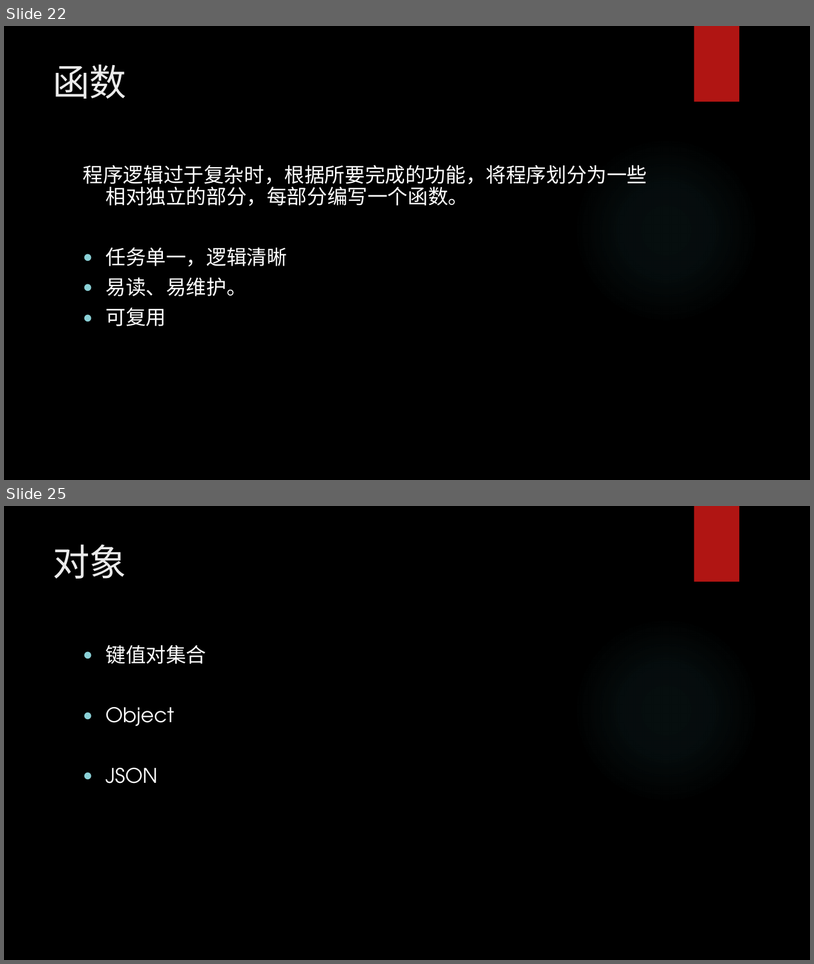
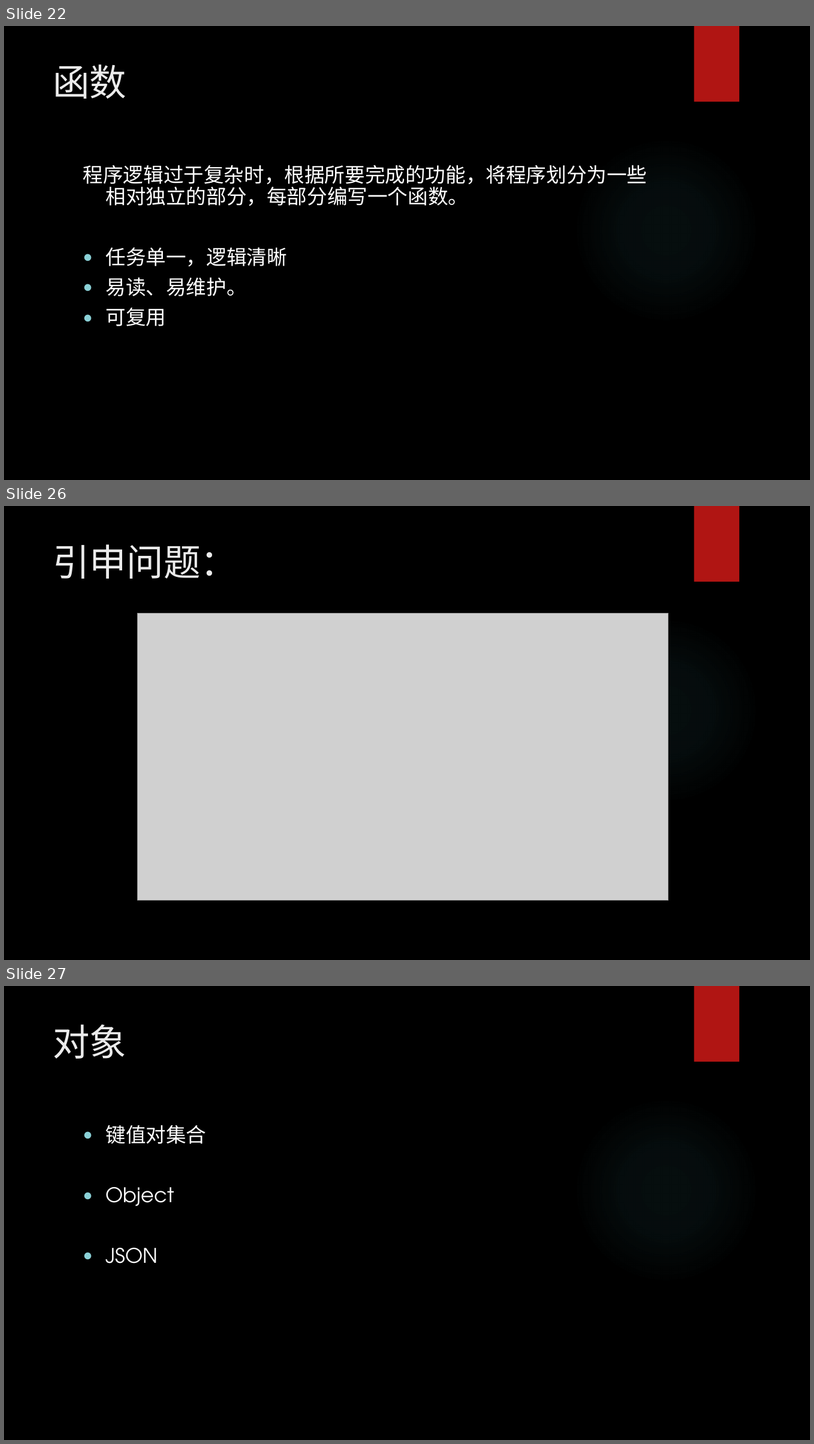
Before and after one commit to chunchill/WEB-Training, a slide deck: 03.JavaScript/JavaScript York.pptx. Shown one above the other, each under a label of ours: slides 22 and 25 before the commit, slides 22, 26 and 27 after it; the slides between them are not shown. The pictures are 814x964 and 814x1444 pixels, drawn with LibreOffice and Linux fonts; fonts in the diff are those of the drawing; grey boxes stand for pictures; background and template pictures are left out. Boxes give left, top, right and bottom in pixels: in the first picture for what was removed or moved away, otherwise in the second. Text is boxed around its words. In the diff, an @@ line names an element or a change of style, - is before the commit and + after.

```diff
--- a/03.JavaScript/JavaScript York.pptx
+++ b/03.JavaScript/JavaScript York.pptx
@@ slide 26 added at <box>4,506,810,960</box>, background picture (left out); not listed: 2 template elements that a slide beside it also shows @@
@@ title added at <box>53,544,237,579</box>, 44 pt, text #EBEBEB @@
+引申问题：
@@ picture added at <box>138,613,669,900</box> @@
@@ what was slide 25 is now slide 27 @@
```
Also in this commit, not shown: 19 slides changed, 1 other slide added, 16 other files.
